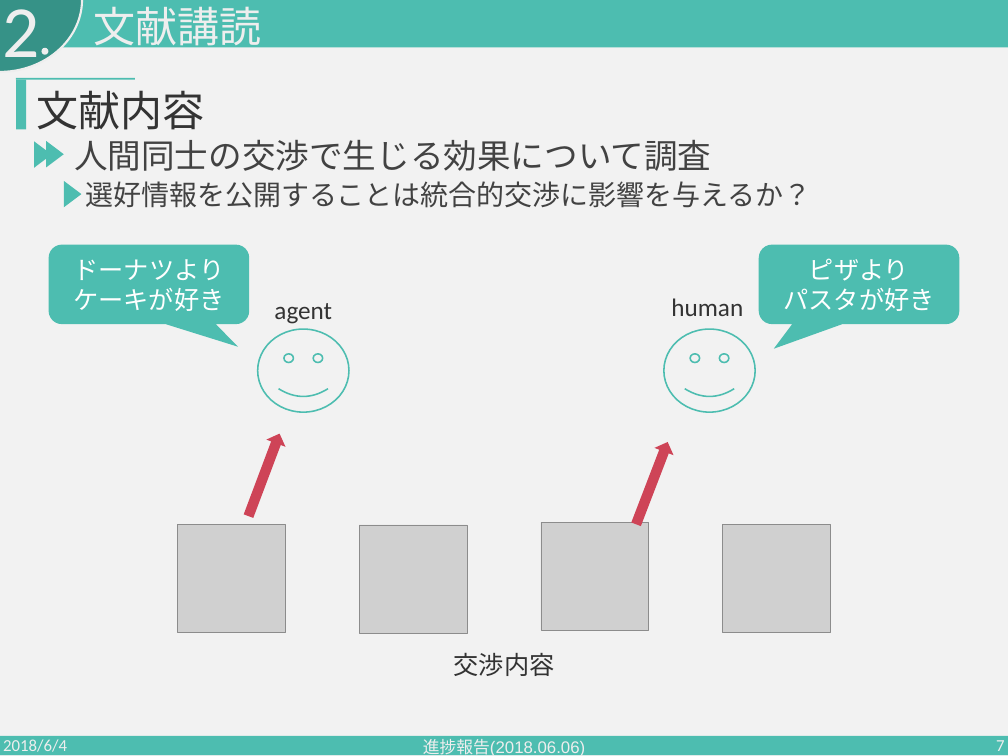
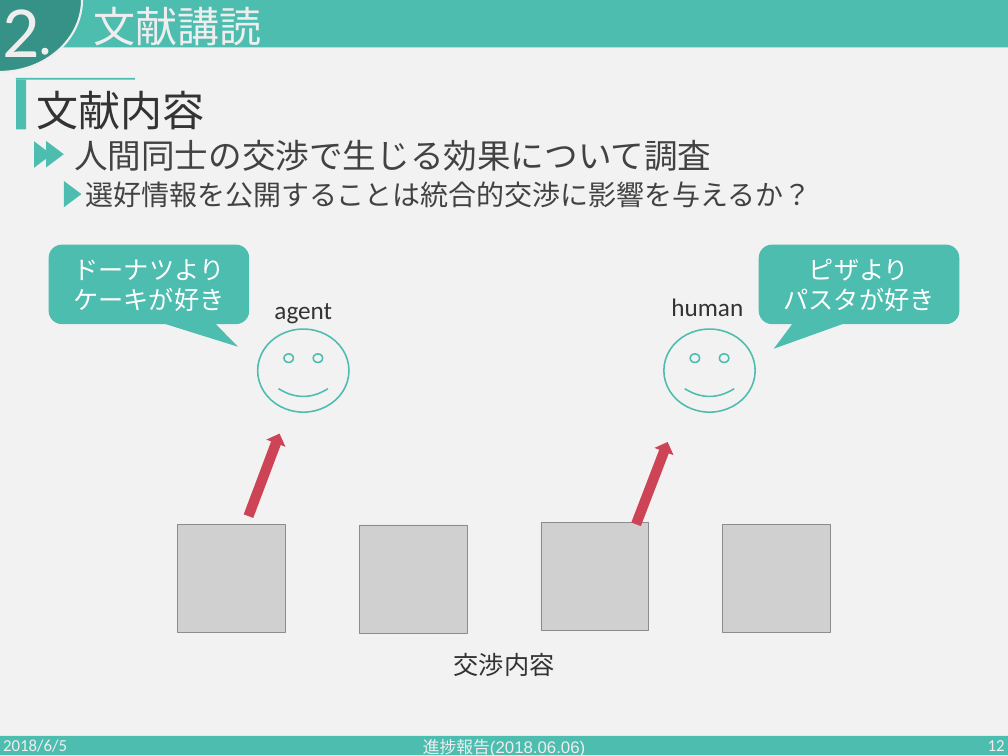
Before and after one commit to PajamaDrive/presentation, a slide deck: slide 12 of seminar2018.06.06.pptx (slide 7 before the commit). Drawn at 1008x756 pixels with LibreOffice and Linux fonts; fonts in the diff are those of the drawing; grey boxes stand for pictures. Boxes give left, top, right and bottom in pixels: in the first picture for what was removed or moved away, otherwise in the second. Text is boxed around its words. In the diff, an @@ line names an element or a change of style, - is before the commit and + after.

```diff
--- a/seminar2018.06.06.pptx
+++ b/seminar2018.06.06.pptx
@@ text at (3,739,67,756): text changed @@
-2018/6/4
+2018/6/5
@@ page number at (988,740,1005,756): text changed @@
-7
+12
```
Also in this commit, not shown: 8 other slides changed, 6 slides added.
